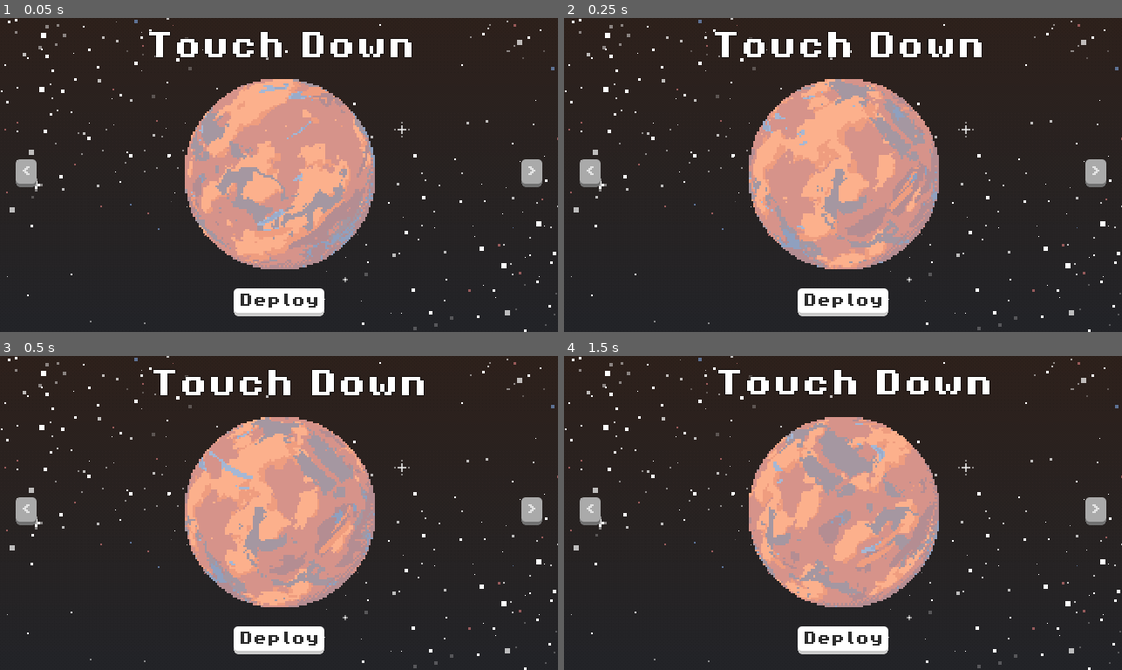
Above: before the commit, frames 1-4 (two rows, left to right).
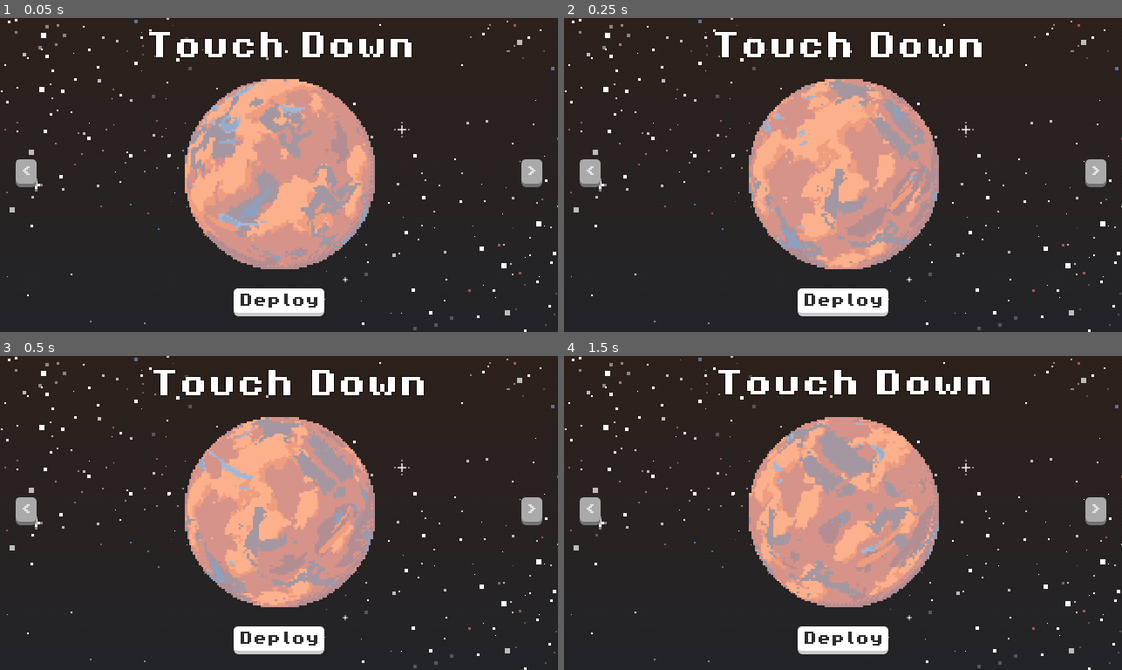
Above: after the commit, the same moments.

Repository: IvanoiuPetrut/touchdown
Game: Godot game, scene res://scenes/game.tscn
Same seed, same stepped clock (60 frames per second), same inputs: the game is played once before the commit and once after it. The engine's default icon, where the game draws it, is replaced by a stand-in: a white triangle on a blue panel in a dark square.
Inputs:
- Up to frame 1 (0.05 s): no input
- Up to frame 2 (0.25 s): no input
- Up to frame 3 (0.5 s): no input
- Up to frame 4 (1.5 s): hold E (rotate_right) 0.53-1.28 s; hold Space (boost) 0.53-1.28 s; hold Q (rotate_left) from 1.28 s (still down); tap Space (boost) at 1.35 s

The runs differ from the first frame. In frame 1, 10% of the frame differs, in the area x 5-94%, y 1-80%; in frame 2, nothing differs; in frame 3, nothing differs; in frame 4, nothing differs.

Commit message:
fix: change enums name

Diff:
--- a/data/enums/general.gd
+++ b/data/enums/general.gd
@@ -1,16 +1,16 @@
 extends Node
 
 enum PlanetColorPairs {
-	BLUE_GREEN,
-	RED_ORANGE,
-	PURPLE_PINK,
+	PLANET_1,
+	PLANET_2,
+	PLANET_3,
 }
 
 # Dictionary to get the actual color values for each planet type
 const PLANET_COLORS = {
-	PlanetColorPairs.BLUE_GREEN: ["#fcb08c", "#a5b7d4"],
-	PlanetColorPairs.RED_ORANGE: ["#b2d942", "#166e7a"],
-	PlanetColorPairs.PURPLE_PINK: ["#6ceded", "#6f1d5c"],
+	PlanetColorPairs.PLANET_1: ["#fcb08c", "#a5b7d4"],
+	PlanetColorPairs.PLANET_2: ["#b2d942", "#166e7a"],
+	PlanetColorPairs.PLANET_3: ["#6ceded", "#6f1d5c"],
 }
 
 # Function to get colors for a specific planet type
--- a/scenes/ui/menu_ui.tscn
+++ b/scenes/ui/menu_ui.tscn
@@ -16,13 +16,13 @@
 shader_parameter/first_color = Color(0.202538, 0.888111, 0.753163, 1)
 shader_parameter/second_color = Color(0.921325, 0, 0.348812, 1)
 
+[sub_resource type="AtlasTexture" id="AtlasTexture_03d0g"]
+atlas = ExtResource("2_m2dew")
+region = Rect2(740, 0, 740, 460)
+
 [sub_resource type="AtlasTexture" id="AtlasTexture_sf5lx"]
 atlas = ExtResource("2_m2dew")
 region = Rect2(0, 0, 740, 460)
-
-[sub_resource type="AtlasTexture" id="AtlasTexture_03d0g"]
-atlas = ExtResource("2_m2dew")
-region = Rect2(740, 0, 740, 460)
 
 [sub_resource type="AtlasTexture" id="AtlasTexture_01m71"]
 atlas = ExtResource("2_m2dew")
@@ -68,58 +68,62 @@
 
 [sub_resource type="StyleBoxEmpty" id="StyleBoxEmpty_kj6ed"]
 
+[sub_resource type="AtlasTexture" id="AtlasTexture_tcivs"]
+atlas = ExtResource("2_tner2")
+region = Rect2(3744, 0, 96, 96)
+
+[sub_resource type="AtlasTexture" id="AtlasTexture_oa3d6"]
+atlas = ExtResource("2_tner2")
+region = Rect2(0, 0, 96, 96)
+
+[sub_resource type="AtlasTexture" id="AtlasTexture_m2dew"]
+atlas = ExtResource("2_tner2")
+region = Rect2(96, 0, 96, 96)
+
+[sub_resource type="AtlasTexture" id="AtlasTexture_a4f11"]
+atlas = ExtResource("2_tner2")
+region = Rect2(192, 0, 96, 96)
+
+[sub_resource type="AtlasTexture" id="AtlasTexture_c7rnr"]
+atlas = ExtResource("2_tner2")
+region = Rect2(288, 0, 96, 96)
+
+[sub_resource type="AtlasTexture" id="AtlasTexture_c21ss"]
+atlas = ExtResource("2_tner2")
+region = Rect2(384, 0, 96, 96)
+
+[sub_resource type="AtlasTexture" id="AtlasTexture_pvt8j"]
+atlas = ExtResource("2_tner2")
+region = Rect2(480, 0, 96, 96)
+
+[sub_resource type="AtlasTexture" id="AtlasTexture_c53tk"]
+atlas = ExtResource("2_tner2")
+region = Rect2(576, 0, 96, 96)
+
+[sub_resource type="AtlasTexture" id="AtlasTexture_wemnq"]
+atlas = ExtResource("2_tner2")
+region = Rect2(672, 0, 96, 96)
+
+[sub_resource type="AtlasTexture" id="AtlasTexture_60qor"]
+atlas = ExtResource("2_tner2")
+region = Rect2(768, 0, 96, 96)
+
+[sub_resource type="AtlasTexture" id="AtlasTexture_3rg1l"]
+atlas = ExtResource("2_tner2")
+region = Rect2(864, 0, 96, 96)
+
+[sub_resource type="AtlasTexture" id="AtlasTexture_ou5v3"]
+atlas = ExtResource("2_tner2")
+region = Rect2(960, 0, 96, 96)
+
+[sub_resource type="AtlasTexture" id="AtlasTexture_ydycs"]
+atlas = ExtResource("2_tner2")
+region = Rect2(1056, 0, 96, 96)
+
 [sub_resource type="AtlasTexture" id="AtlasTexture_3wsbm"]
 atlas = ExtResource("2_tner2")
 region = Rect2(1152, 0, 96, 96)
 
-[sub_resource type="AtlasTexture" id="AtlasTexture_oa3d6"]
-atlas = ExtResource("2_tner2")
-region = Rect2(0, 0, 96, 96)
-
-[sub_resource type="AtlasTexture" id="AtlasTexture_m2dew"]
-atlas = ExtResource("2_tner2")
-region = Rect2(96, 0, 96, 96)
-
-[sub_resource type="AtlasTexture" id="AtlasTexture_a4f11"]
-atlas = ExtResource("2_tner2")
-region = Rect2(192, 0, 96, 96)
-
-[sub_resource type="AtlasTexture" id="AtlasTexture_c7rnr"]
-atlas = ExtResource("2_tner2")
-region = Rect2(288, 0, 96, 96)
-
-[sub_resource type="AtlasTexture" id="AtlasTexture_c21ss"]
-atlas = ExtResource("2_tner2")
-region = Rect2(384, 0, 96, 96)
-
-[sub_resource type="AtlasTexture" id="AtlasTexture_pvt8j"]
-atlas = ExtResource("2_tner2")
-region = Rect2(480, 0, 96, 96)
-
-[sub_resource type="AtlasTexture" id="AtlasTexture_c53tk"]
-atlas = ExtResource("2_tner2")
-region = Rect2(576, 0, 96, 96)
-
-[sub_resource type="AtlasTexture" id="AtlasTexture_wemnq"]
-atlas = ExtResource("2_tner2")
-region = Rect2(672, 0, 96, 96)
-
-[sub_resource type="AtlasTexture" id="AtlasTexture_60qor"]
-atlas = ExtResource("2_tner2")
-region = Rect2(768, 0, 96, 96)
-
-[sub_resource type="AtlasTexture" id="AtlasTexture_3rg1l"]
-atlas = ExtResource("2_tner2")
-region = Rect2(864, 0, 96, 96)
-
-[sub_resource type="AtlasTexture" id="AtlasTexture_ou5v3"]
-atlas = ExtResource("2_tner2")
-region = Rect2(960, 0, 96, 96)
-
-[sub_resource type="AtlasTexture" id="AtlasTexture_ydycs"]
-atlas = ExtResource("2_tner2")
-region = Rect2(1056, 0, 96, 96)
-
 [sub_resource type="AtlasTexture" id="AtlasTexture_srj0i"]
 atlas = ExtResource("2_tner2")
 region = Rect2(1248, 0, 96, 96)
@@ -223,10 +227,6 @@
 [sub_resource type="AtlasTexture" id="AtlasTexture_iuxrh"]
 atlas = ExtResource("2_tner2")
 region = Rect2(3648, 0, 96, 96)
-
-[sub_resource type="AtlasTexture" id="AtlasTexture_tcivs"]
-atlas = ExtResource("2_tner2")
-region = Rect2(3744, 0, 96, 96)
 
 [sub_resource type="AtlasTexture" id="AtlasTexture_sp14r"]
 atlas = ExtResource("2_tner2")
@@ -426,50 +426,54 @@
 "speed": 5.0
 }]
 
+[sub_resource type="AtlasTexture" id="AtlasTexture_5pkax"]
+atlas = ExtResource("1_tner2")
+region = Rect2(4416, 0, 96, 96)
+
+[sub_resource type="AtlasTexture" id="AtlasTexture_tner2"]
+atlas = ExtResource("1_tner2")
+region = Rect2(0, 0, 96, 96)
+
+[sub_resource type="AtlasTexture" id="AtlasTexture_3y6qt"]
+atlas = ExtResource("1_tner2")
+region = Rect2(96, 0, 96, 96)
+
+[sub_resource type="AtlasTexture" id="AtlasTexture_ld3xo"]
+atlas = ExtResource("1_tner2")
+region = Rect2(192, 0, 96, 96)
+
+[sub_resource type="AtlasTexture" id="AtlasTexture_whfv8"]
+atlas = ExtResource("1_tner2")
+region = Rect2(288, 0, 96, 96)
+
+[sub_resource type="AtlasTexture" id="AtlasTexture_lhxwq"]
+atlas = ExtResource("1_tner2")
+region = Rect2(384, 0, 96, 96)
+
+[sub_resource type="AtlasTexture" id="AtlasTexture_arfuo"]
+atlas = ExtResource("1_tner2")
+region = Rect2(480, 0, 96, 96)
+
+[sub_resource type="AtlasTexture" id="AtlasTexture_1a8bf"]
+atlas = ExtResource("1_tner2")
+region = Rect2(576, 0, 96, 96)
+
+[sub_resource type="AtlasTexture" id="AtlasTexture_21uf5"]
+atlas = ExtResource("1_tner2")
+region = Rect2(672, 0, 96, 96)
+
+[sub_resource type="AtlasTexture" id="AtlasTexture_x8av1"]
+atlas = ExtResource("1_tner2")
+region = Rect2(768, 0, 96, 96)
+
+[sub_resource type="AtlasTexture" id="AtlasTexture_yhjg7"]
+atlas = ExtResource("1_tner2")
+region = Rect2(864, 0, 96, 96)
+
 [sub_resource type="AtlasTexture" id="AtlasTexture_gvhmp"]
 atlas = ExtResource("1_tner2")
 region = Rect2(960, 0, 96, 96)
 
-[sub_resource type="AtlasTexture" id="AtlasTexture_tner2"]
-atlas = ExtResource("1_tner2")
-region = Rect2(0, 0, 96, 96)
-
-[sub_resource type="AtlasTexture" id="AtlasTexture_3y6qt"]
-atlas = ExtResource("1_tner2")
-region = Rect2(96, 0, 96, 96)
-
-[sub_resource type="AtlasTexture" id="AtlasTexture_ld3xo"]
-atlas = ExtResource("1_tner2")
-region = Rect2(192, 0, 96, 96)
-
-[sub_resource type="AtlasTexture" id="AtlasTexture_whfv8"]
-atlas = ExtResource("1_tner2")
-region = Rect2(288, 0, 96, 96)
-
-[sub_resource type="AtlasTexture" id="AtlasTexture_lhxwq"]
-atlas = ExtResource("1_tner2")
-region = Rect2(384, 0, 96, 96)
-
-[sub_resource type="AtlasTexture" id="AtlasTexture_arfuo"]
-atlas = ExtResource("1_tner2")
-region = Rect2(480, 0, 96, 96)
-
-[sub_resource type="AtlasTexture" id="AtlasTexture_1a8bf"]
-atlas = ExtResource("1_tner2")
-region = Rect2(576, 0, 96, 96)
-
-[sub_resource type="AtlasTexture" id="AtlasTexture_21uf5"]
-atlas = ExtResource("1_tner2")
-region = Rect2(672, 0, 96, 96)
-
-[sub_resource type="AtlasTexture" id="AtlasTexture_x8av1"]
-atlas = ExtResource("1_tner2")
-region = Rect2(768, 0, 96, 96)
-
-[sub_resource type="AtlasTexture" id="AtlasTexture_yhjg7"]
-atlas = ExtResource("1_tner2")
-region = Rect2(864, 0, 96, 96)
-
 [sub_resource type="AtlasTexture" id="AtlasTexture_nyb0i"]
 atlas = ExtResource("1_tner2")
 region = Rect2(1056, 0, 96, 96)
@@ -609,10 +613,6 @@
 [sub_resource type="AtlasTexture" id="AtlasTexture_2hlu2"]
 atlas = ExtResource("1_tner2")
 region = Rect2(4320, 0, 96, 96)
-
-[sub_resource type="AtlasTexture" id="AtlasTexture_5pkax"]
-atlas = ExtResource("1_tner2")
-region = Rect2(4416, 0, 96, 96)
 
 [sub_resource type="AtlasTexture" id="AtlasTexture_fdfm3"]
 atlas = ExtResource("1_tner2")
@@ -784,50 +784,54 @@
 "speed": 7.0
 }]
 
+[sub_resource type="AtlasTexture" id="AtlasTexture_2mc1t"]
+atlas = ExtResource("4_3y6qt")
+region = Rect2(4416, 0, 96, 96)
+
+[sub_resource type="AtlasTexture" id="AtlasTexture_ljdrx"]
+atlas = ExtResource("4_3y6qt")
+region = Rect2(0, 0, 96, 96)
+
+[sub_resource type="AtlasTexture" id="AtlasTexture_1fdgy"]
+atlas = ExtResource("4_3y6qt")
+region = Rect2(96, 0, 96, 96)
+
+[sub_resource type="AtlasTexture" id="AtlasTexture_xlb21"]
+atlas = ExtResource("4_3y6qt")
+region = Rect2(192, 0, 96, 96)
+
+[sub_resource type="AtlasTexture" id="AtlasTexture_mmd6c"]
+atlas = ExtResource("4_3y6qt")
+region = Rect2(288, 0, 96, 96)
+
+[sub_resource type="AtlasTexture" id="AtlasTexture_7sj17"]
+atlas = ExtResource("4_3y6qt")
+region = Rect2(384, 0, 96, 96)
+
+[sub_resource type="AtlasTexture" id="AtlasTexture_1rfgo"]
+atlas = ExtResource("4_3y6qt")
+region = Rect2(480, 0, 96, 96)
+
+[sub_resource type="AtlasTexture" id="AtlasTexture_a5dhk"]
+atlas = ExtResource("4_3y6qt")
+region = Rect2(576, 0, 96, 96)
+
+[sub_resource type="AtlasTexture" id="AtlasTexture_4dp32"]
+atlas = ExtResource("4_3y6qt")
+region = Rect2(672, 0, 96, 96)
+
+[sub_resource type="AtlasTexture" id="AtlasTexture_rfnye"]
+atlas = ExtResource("4_3y6qt")
+region = Rect2(768, 0, 96, 96)
+
+[sub_resource type="AtlasTexture" id="AtlasTexture_1slev"]
+atlas = ExtResource("4_3y6qt")
+region = Rect2(864, 0, 96, 96)
+
 [sub_resource type="AtlasTexture" id="AtlasTexture_cj131"]
 atlas = ExtResource("4_3y6qt")
 region = Rect2(960, 0, 96, 96)
 
-[sub_resource type="AtlasTexture" id="AtlasTexture_ljdrx"]
-atlas = ExtResource("4_3y6qt")
-region = Rect2(0, 0, 96, 96)
-
-[sub_resource type="AtlasTexture" id="AtlasTexture_1fdgy"]
-atlas = ExtResource("4_3y6qt")
-region = Rect2(96, 0, 96, 96)
-
-[sub_resource type="AtlasTexture" id="AtlasTexture_xlb21"]
-atlas = ExtResource("4_3y6qt")
-region = Rect2(192, 0, 96, 96)
-
-[sub_resource type="AtlasTexture" id="AtlasTexture_mmd6c"]
-atlas = ExtResource("4_3y6qt")
-region = Rect2(288, 0, 96, 96)
-
-[sub_resource type="AtlasTexture" id="AtlasTexture_7sj17"]
-atlas = ExtResource("4_3y6qt")
-region = Rect2(384, 0, 96, 96)
-
-[sub_resource type="AtlasTexture" id="AtlasTexture_1rfgo"]
-atlas = ExtResource("4_3y6qt")
-region = Rect2(480, 0, 96, 96)
-
-[sub_resource type="AtlasTexture" id="AtlasTexture_a5dhk"]
-atlas = ExtResource("4_3y6qt")
-region = Rect2(576, 0, 96, 96)
-
-[sub_resource type="AtlasTexture" id="AtlasTexture_4dp32"]
-atlas = ExtResource("4_3y6qt")
-region = Rect2(672, 0, 96, 96)
-
-[sub_resource type="AtlasTexture" id="AtlasTexture_rfnye"]
-atlas = ExtResource("4_3y6qt")
-region = Rect2(768, 0, 96, 96)
-
-[sub_resource type="AtlasTexture" id="AtlasTexture_1slev"]
-atlas = ExtResource("4_3y6qt")
-region = Rect2(864, 0, 96, 96)
-
 [sub_resource type="AtlasTexture" id="AtlasTexture_rpxx4"]
 atlas = ExtResource("4_3y6qt")
 region = Rect2(1056, 0, 96, 96)
@@ -967,10 +971,6 @@
 [sub_resource type="AtlasTexture" id="AtlasTexture_lpuvb"]
 atlas = ExtResource("4_3y6qt")
 region = Rect2(4320, 0, 96, 96)
-
-[sub_resource type="AtlasTexture" id="AtlasTexture_2mc1t"]
-atlas = ExtResource("4_3y6qt")
-region = Rect2(4416, 0, 96, 96)
 
 [sub_resource type="AtlasTexture" id="AtlasTexture_57qpw"]
 atlas = ExtResource("4_3y6qt")
@@ -1176,9 +1176,10 @@
 offset_top = -50.0
 offset_right = 690.0
 offset_bottom = 410.0
-texture = SubResource("AtlasTexture_sf5lx")
+texture = SubResource("AtlasTexture_03d0g")
 script = ExtResource("1_b5e6c")
 sprites = SubResource("SpriteFrames_rn2cm")
+frame_index = 1
 auto_play = true
 playing = true
 metadata/_custom_type_script = "uid://dnra5sqwfaxhr"
@@ -1223,11 +1224,11 @@
 unique_name_in_owner = true
 layout_mode = 2
 size_flags_horizontal = 6
-texture = SubResource("AtlasTexture_3wsbm")
+texture = SubResource("AtlasTexture_tcivs")
 expand_mode = 2
 script = ExtResource("1_b5e6c")
 sprites = SubResource("SpriteFrames_4tn76")
-frame_index = 12
+frame_index = 39
 auto_play = true
 playing = true
 
@@ -1235,11 +1236,11 @@
 unique_name_in_owner = true
 layout_mode = 2
 size_flags_horizontal = 6
-texture = SubResource("AtlasTexture_gvhmp")
+texture = SubResource("AtlasTexture_5pkax")
 expand_mode = 2
 script = ExtResource("1_b5e6c")
 sprites = SubResource("SpriteFrames_b5e6c")
-frame_index = 10
+frame_index = 46
 auto_play = true
 playing = true
 
@@ -1247,11 +1248,11 @@
 unique_name_in_owner = true
 layout_mode = 2
 size_flags_horizontal = 6
-texture = SubResource("AtlasTexture_cj131")
+texture = SubResource("AtlasTexture_2mc1t")
 expand_mode = 2
 script = ExtResource("1_b5e6c")
 sprites = SubResource("SpriteFrames_01m71")
-frame_index = 10
+frame_index = 46
 auto_play = true
 playing = true
 
@@ -1292,7 +1293,7 @@
 
 [node name="MarginContainer2" type="MarginContainer" parent="PanelLevelSelector/VBoxLevelSelector"]
 layout_mode = 2
-theme_override_constants/margin_top = 24
+theme_override_constants/margin_top = 16
 theme_override_constants/margin_bottom = 24
 
 [node name="LabelLogo" parent="PanelLevelSelector/VBoxLevelSelector/MarginContainer2" instance=ExtResource("5_jcchn")]
